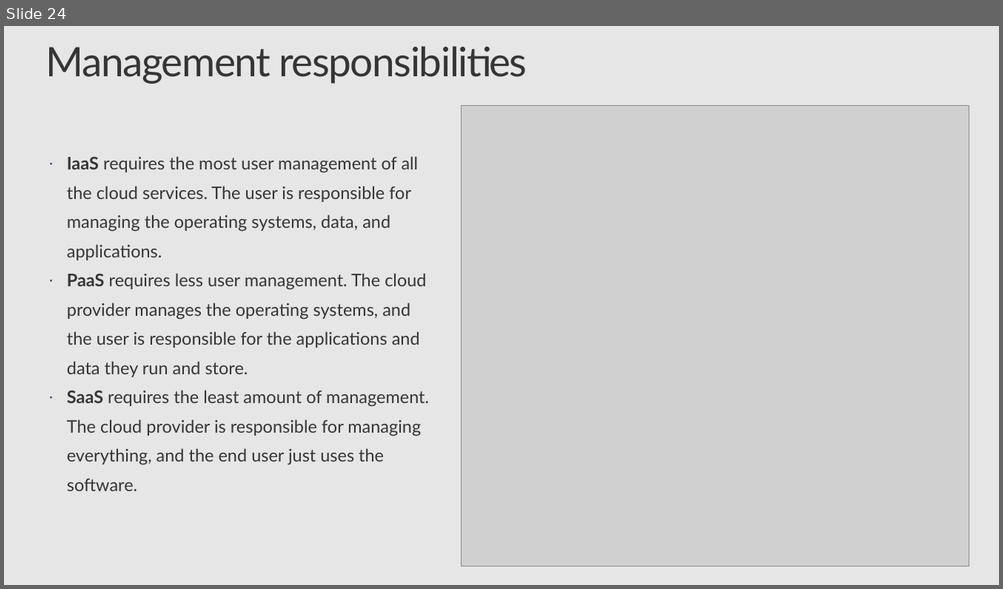
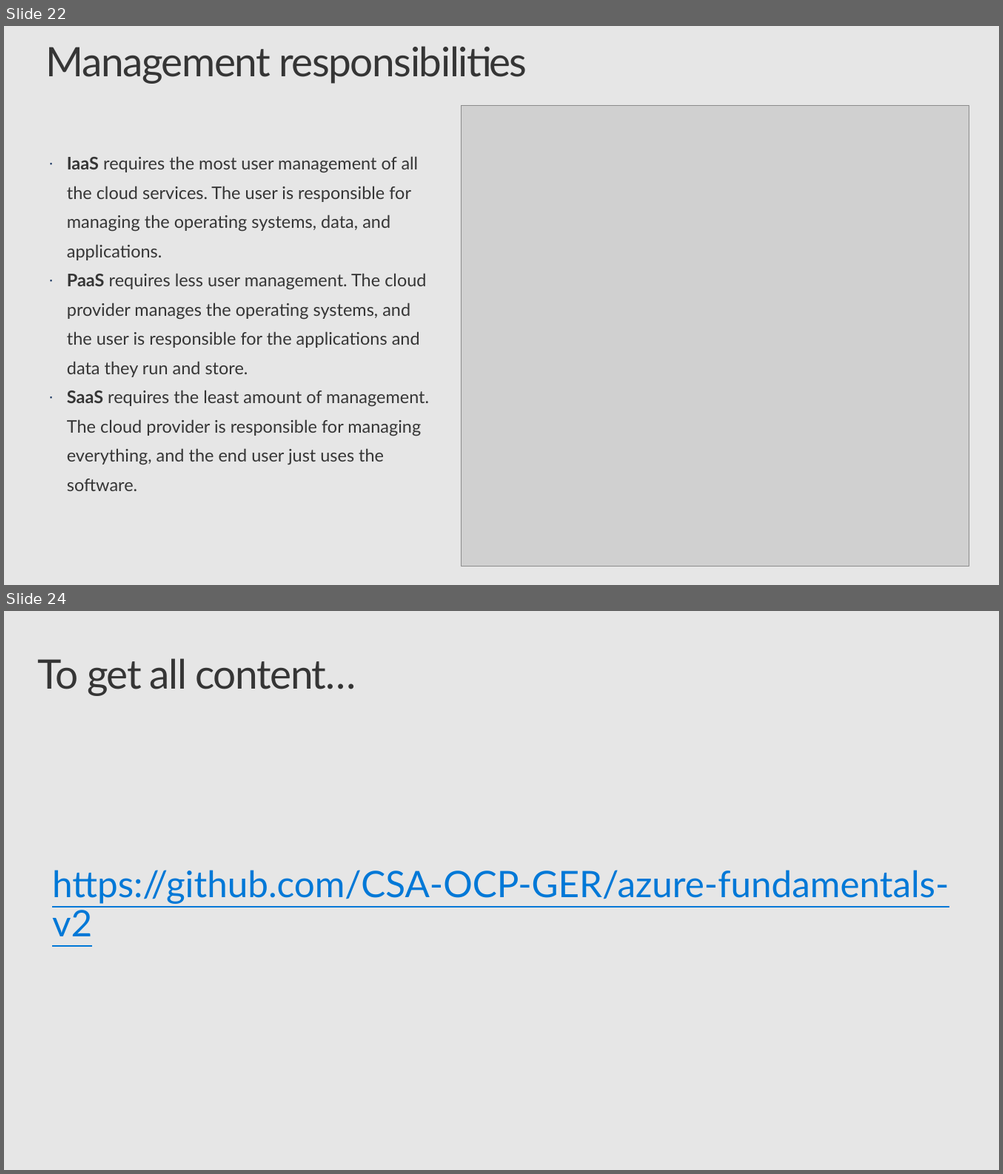
Before and after one commit to CSA-OCP-GER/azure-fundamentals-v2, a slide deck: 1_cloudconcepts/1_cloudconcept.pptx. Shown one above the other, each under a label of ours: slide 24 before the commit, slides 22 and 24 after it; the slides between them are not shown. The pictures are 1003x589 and 1003x1174 pixels, drawn with LibreOffice and Linux fonts; fonts in the diff are those of the drawing; grey boxes stand for pictures; background and template pictures are left out. Boxes give left, top, right and bottom in pixels: in the first picture for what was removed or moved away, otherwise in the second. Text is boxed around its words. In the diff, an @@ line names an element or a change of style, - is before the commit and + after.

```diff
--- a/1_cloudconcepts/1_cloudconcept.pptx
+++ b/1_cloudconcepts/1_cloudconcept.pptx
@@ slide 24 added at bbox=[4, 611, 999, 1170], background #E6E6E6 @@
@@ title added at bbox=[37, 658, 356, 696], 40 pt, text #353535 @@
+To get all content…
@@ text added at bbox=[52, 870, 948, 937], 36 pt, text #0078D7, underline @@
+https://github.com/CSA-OCP-GER/azure-fundamentals-v2
@@ what was slide 24 is now slide 22 @@
```
Also in this commit, not shown: 9 slides changed, 2 slides removed, 1 other file.
